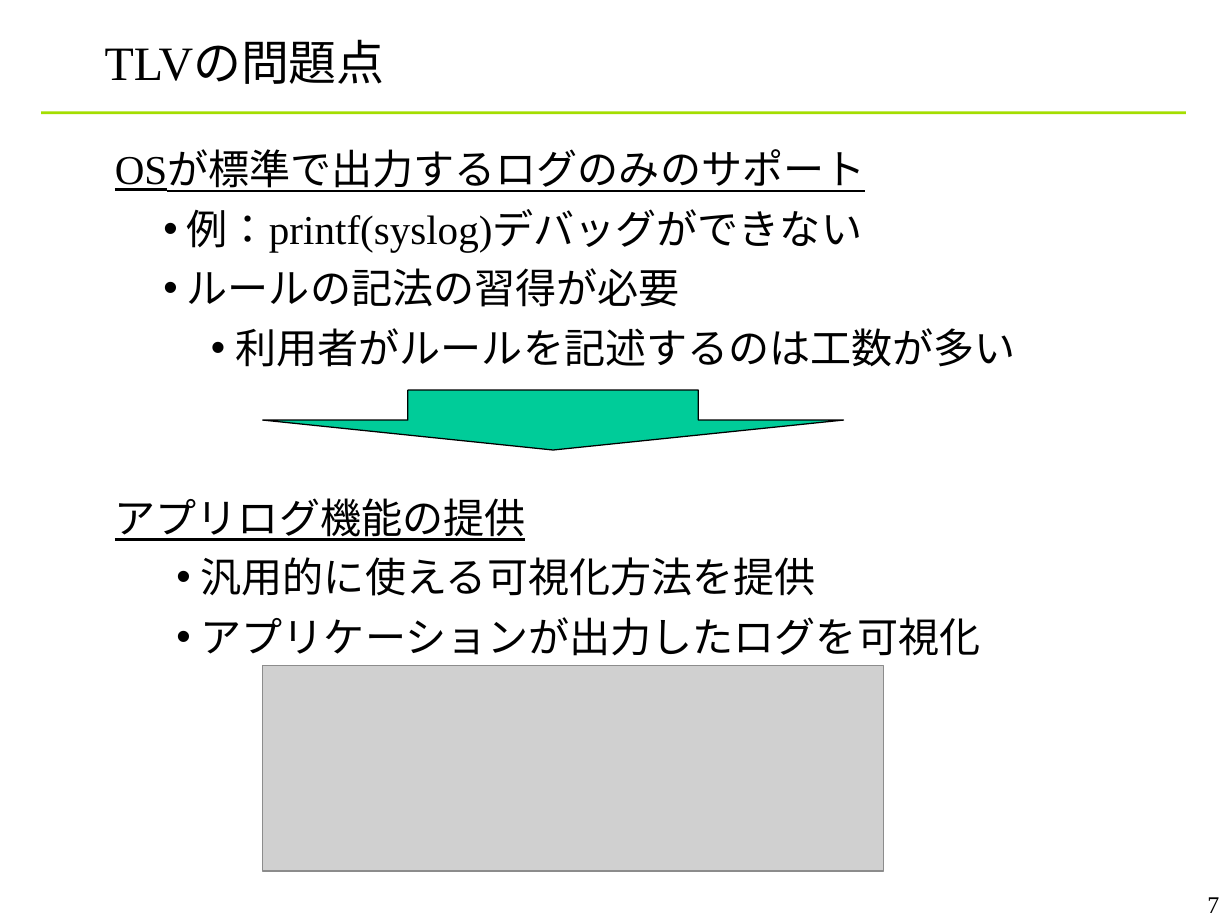
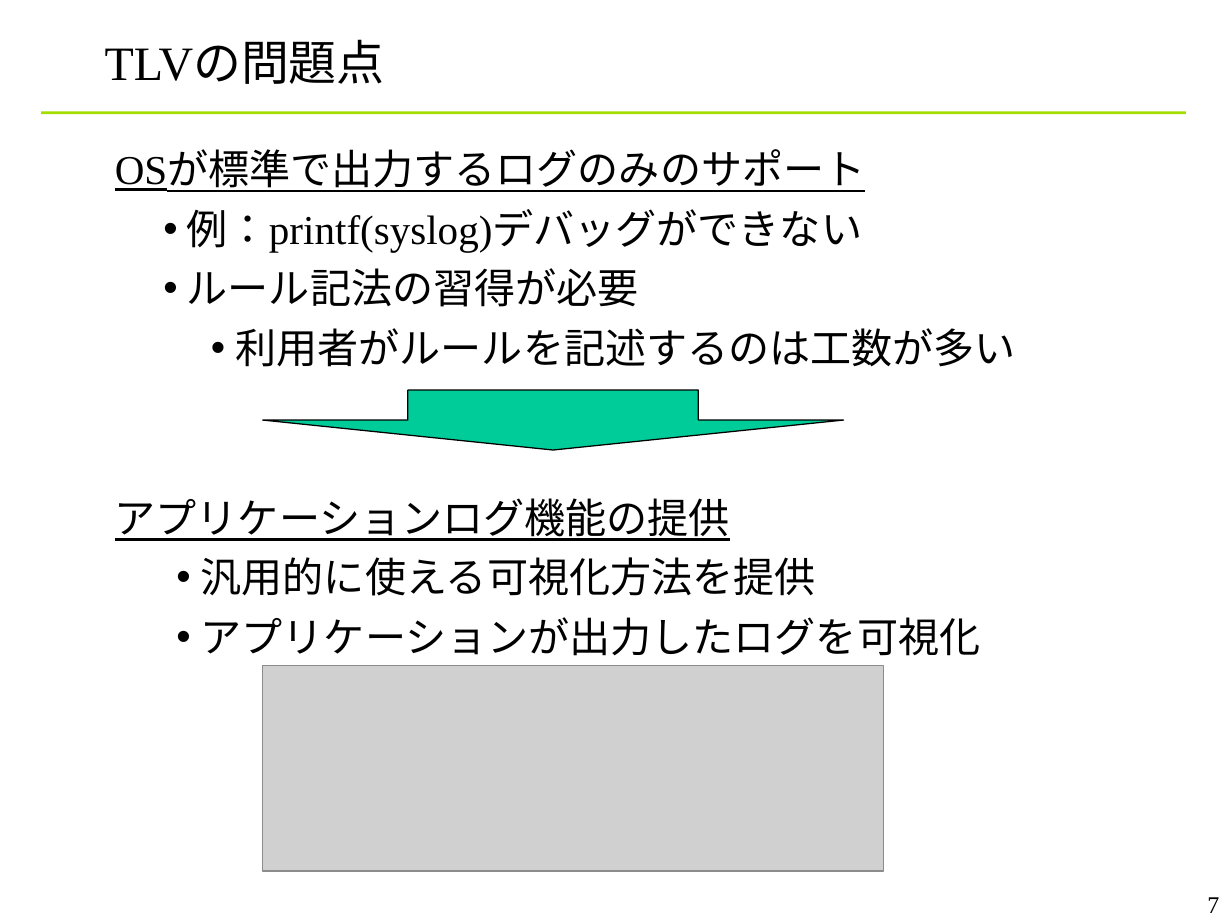
Before and after one commit to YixiaoLi/tlv4mc, a slide deck: slide 7 of doc/phase4/joho_koukankai/ojl-2nd-comm-yanagi.ppt. Drawn at 1232x924 pixels with LibreOffice and Linux fonts; fonts in the diff are those of the drawing; grey boxes stand for pictures; background and template pictures are left out. Boxes give left, top, right and bottom in pixels: in the first picture for what was removed or moved away, otherwise in the second. Text is boxed around its words. In the diff, an @@ line names an element or a change of style, - is before the commit and + after.

```diff
--- a/doc/phase4/joho_koukankai/ojl-2nd-comm-yanagi.ppt
+++ b/doc/phase4/joho_koukankai/ojl-2nd-comm-yanagi.ppt
@@ text at (187,268,639,307): text changed @@
-  • ルールの記法の習得が必要
+  • ルール記法の習得が必要
@@ text at (115,498,730,541): text changed @@
-アプリログ機能の提供
+アプリケーションログ機能の提供
```
Also in this commit, not shown: 7 other slides changed.
